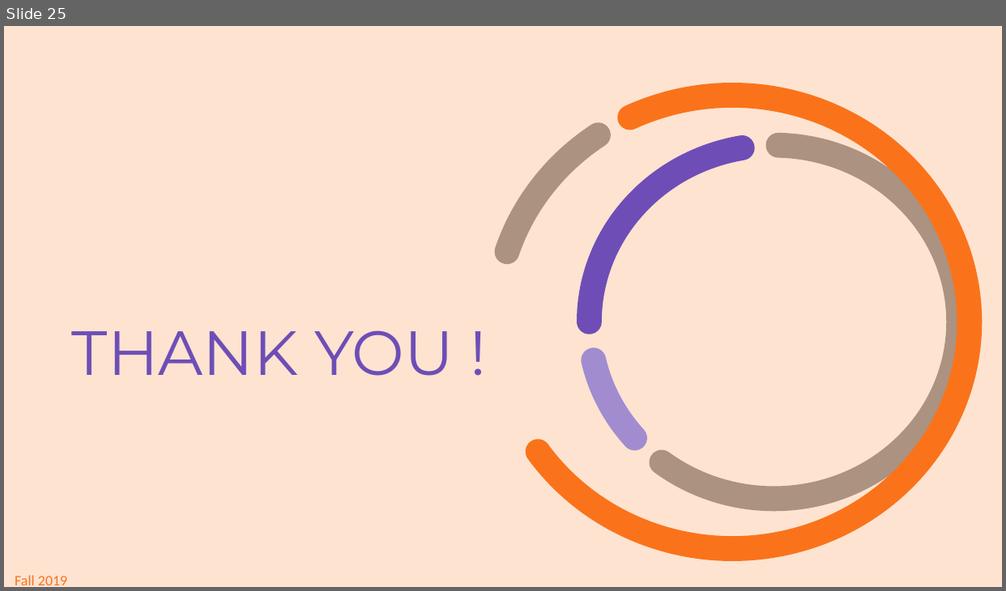
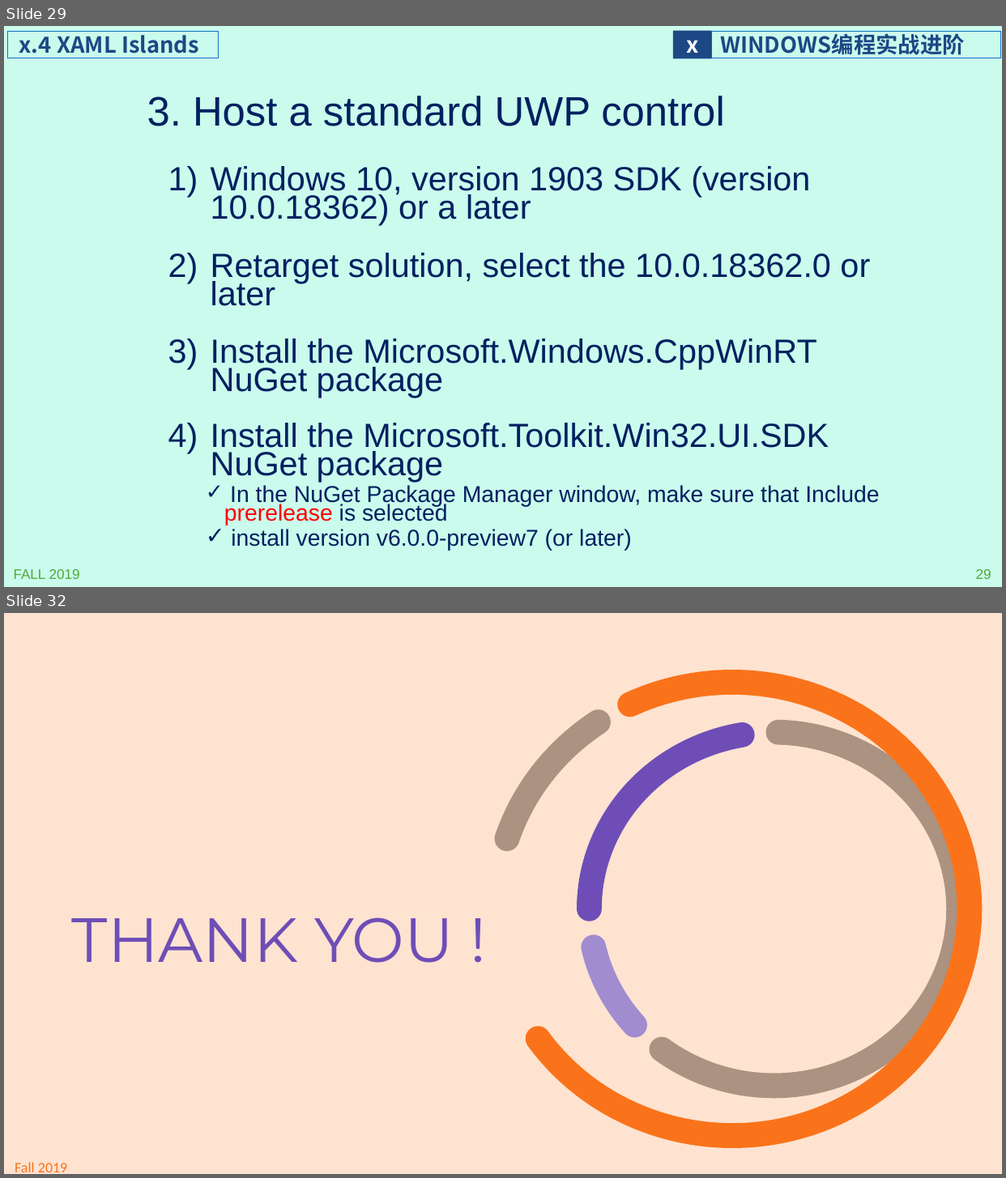
Before and after one commit to programming-windows/ppt, a slide deck: programmingWindows_extra.pptx. Shown one above the other, each under a label of ours: slide 25 before the commit, slides 29 and 32 after it; the slides between them are not shown. The pictures are 1006x591 and 1006x1178 pixels, drawn with LibreOffice and Linux fonts; fonts in the diff are those of the drawing; background and template pictures are left out. Boxes give left, top, right and bottom in pixels: in the first picture for what was removed or moved away, otherwise in the second. Text is boxed around its words. In the diff, an @@ line names an element or a change of style, - is before the commit and + after.

```diff
--- a/programmingWindows_extra.pptx
+++ b/programmingWindows_extra.pptx
@@ slide 29 added at <box>4,26,1002,587</box>, background #CAFBED @@
@@ rectangle added at <box>8,31,218,58</box>, outline #0F6FC6 0.75 pt, 21.3 pt, text #1C4885, bold @@
+x.4 XAML Islands
@@ rectangle added at <box>673,31,712,59</box>, fill #1C4885, 21.3 pt, text #FFFFFF, bold @@
+x
@@ rectangle added at <box>711,31,1000,58</box>, outline #0F6FC6 0.75 pt, 21.3 pt, text #1C4885, bold @@
+WINDOWS编程实战进阶
@@ title added at <box>147,96,724,126</box>, 39.6 pt, text #002060 @@
+3. Host a standard UWP control
@@ text added at <box>211,166,879,551</box>, 32.3 pt, text #002060 @@
+  1) Windows 10, version 1903 SDK (version 10.0.18362) or a later
+  2) Retarget solution, select the 10.0.18362.0 or later
+  3) Install the Microsoft.Windows.CppWinRT NuGet package
+  4) Install the Microsoft.Toolkit.Win32.UI.SDK NuGet package
+    ✓ In the NuGet Package Manager window, make sure that Include prerelease is selected
+    ✓ install version v6.0.0-preview7 (or later)
@@ text added at <box>14,570,80,579</box>, 13.3 pt, text #55A839 @@
+FALL 2019
@@ page number added at <box>976,570,991,579</box>, 13.3 pt, text #55A839 @@
+29
@@ what was slide 25 is now slide 32 @@
```
Also in this commit, not shown: 2 slides changed, 6 other slides added.
